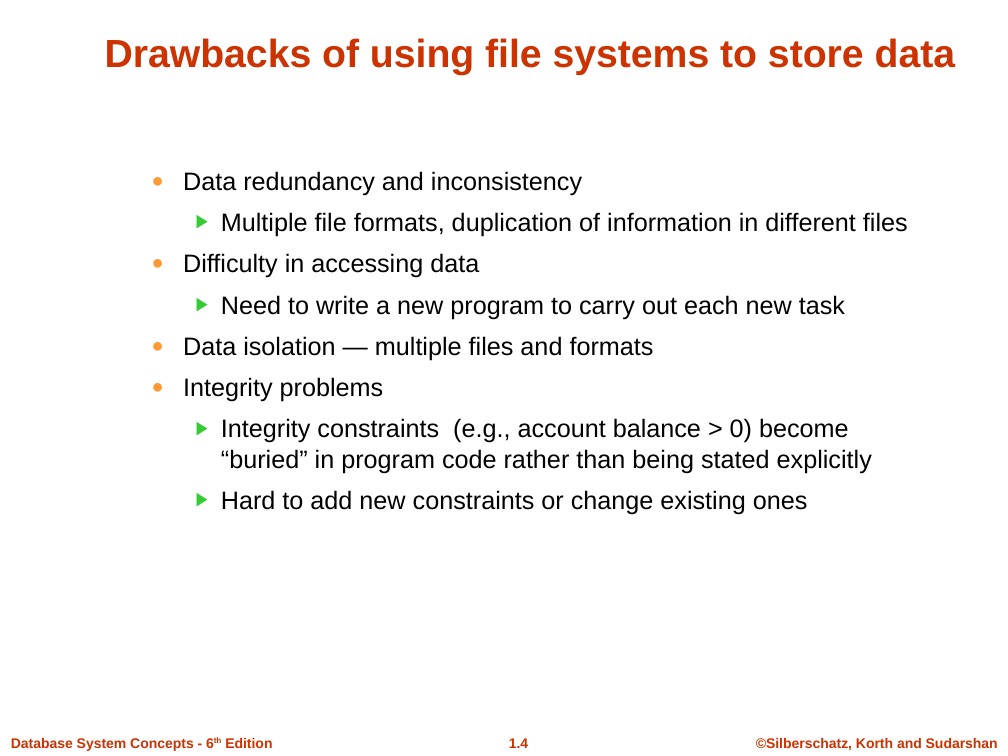
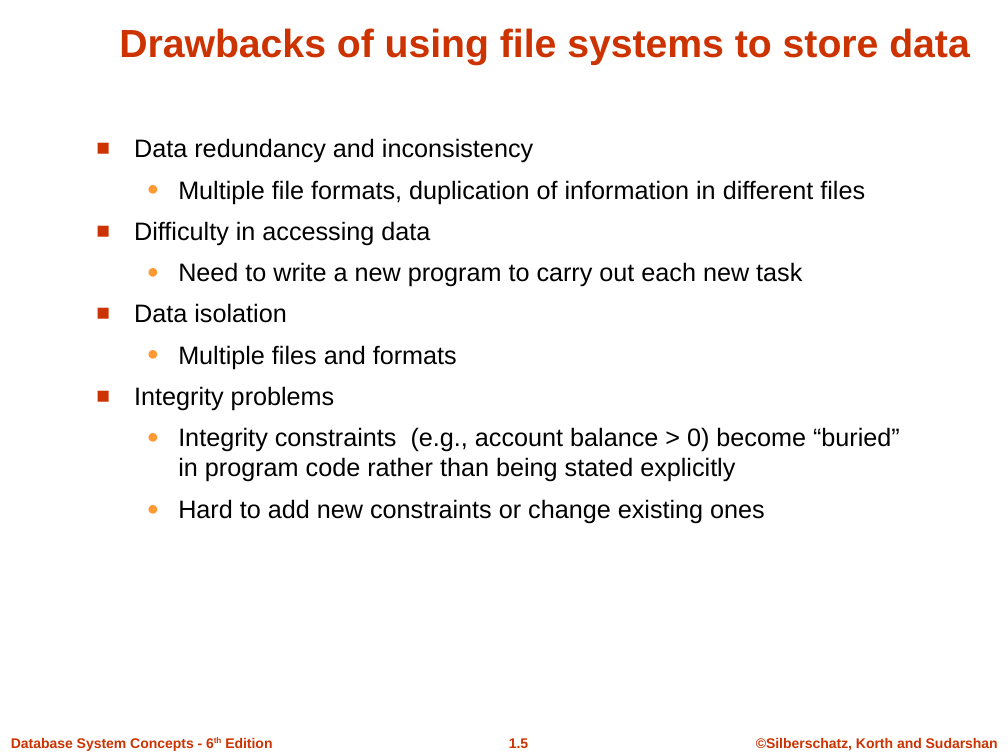
Before and after one commit to Sumonta056/SUST-Autorickshaw-Management-System, a slide deck: slide 5 of Theory/Learning Theory Of Databases/Slides/ch1.ppt (slide 4 before the commit). Drawn at 1008x756 pixels with LibreOffice and Linux fonts; fonts in the diff are those of the drawing; background and template pictures are left out. Boxes give left, top, right and bottom in pixels: in the first picture for what was removed or moved away, otherwise in the second. Text is boxed around its words. In the diff, an @@ line names an element or a change of style, - is before the commit and + after.

```diff
--- a/Theory/Learning Theory Of Databases/Slides/ch1.ppt
+++ b/Theory/Learning Theory Of Databases/Slides/ch1.ppt
@@ title "Drawbacks of using file systems ..." moved from (x1=105, y1=38, x2=956, y2=75) to (x1=119, y1=28, x2=970, y2=65) @@
@@ text "Data redundancy and inconsistency" moved from (x1=183, y1=171, x2=908, y2=515) to (x1=134, y1=138, x2=900, y2=523) @@
@@ text at (x1=134, y1=138, x2=900, y2=523): bullet ● to ■; list level 2 to 1 in "Data redundancy and inconsistency"; bullet colour #FF9933 to #CC3300; bullet ▶ to ●; list level 3 to 2 in "Multiple file formats, duplication of ..."; bullet colour #33CC33 to #FF9933; list level 2 to 1 in "Difficulty in accessing data"; list level 3 to 2 in "Need to write a new ..."; list level 2 to 1 in "Integrity problems"; list level 3 to 2 in "Integrity constraints (e.g., account balance ..."; list level 3 to 2 in "Hard to add new constraints ..." @@
@@ text at (x1=134, y1=303, x2=457, y2=369): text changed @@
-  ● Data isolation — multiple files and formats
+■ Data isolation
+  ● Multiple files and formats
@@ page number at (x1=509, y1=738, x2=528, y2=748): text changed @@
-1.4
+1.5
```
Also in this commit, not shown: 17 other slides changed, 4 slides added, 5 slides removed, 11 other files.
